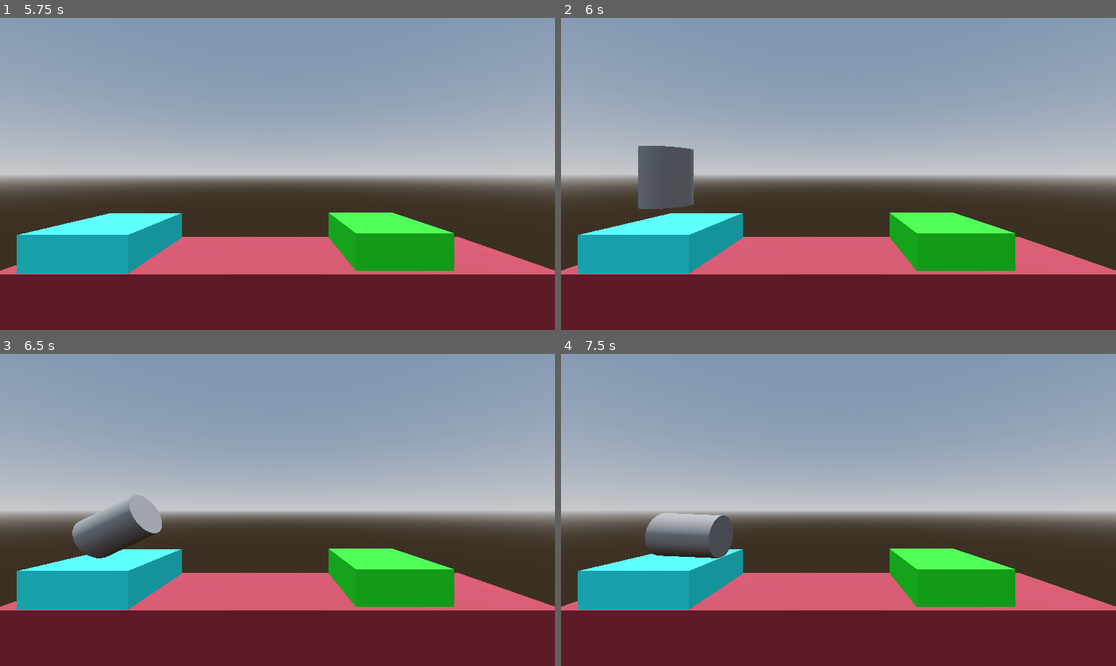
Above: before the commit, frames 1-4 (two rows, left to right).
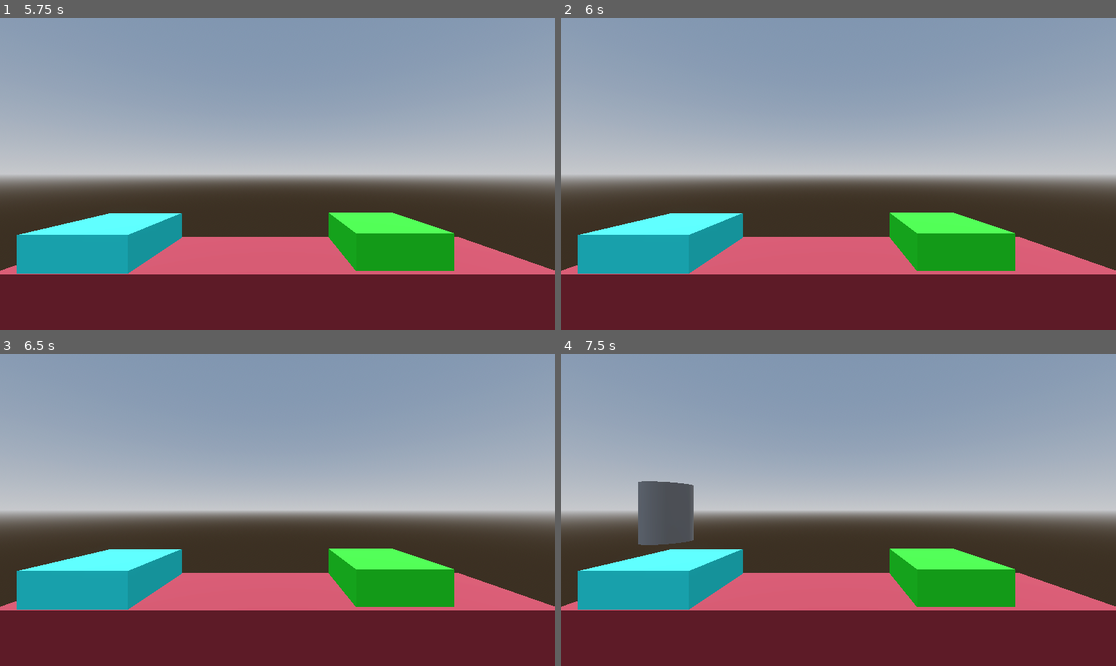
Above: after the commit, the same moments.

Repository: Dharshz/Project-Boost
Game: Godot game, scene res://level/level.tscn
Two runs of this game, one before a commit and one after it. Both use one fixed random seed, a clock stepped at 60 frames per second and the inputs below.
Inputs:
- Up to frame 1 (5.75 s): tap Enter (ui_accept) at 0.5, 0.77, 1.52, 2.75, 3.02, 3.5, 3.77, 4.52 s; hold Right (ui_right) 0.53-1.28 s; hold Left (ui_left) 1.28-2.03 s; hold Right (ui_right) 2.03-2.78 s; hold Up 2.78-3.53 s; hold Left (ui_left) from 3.53 s (still down)
- Up to frame 2 (6 s): tap Enter (ui_accept) at 5.75 s; release Left (ui_left) at 5.78 s; hold Right (ui_right) from 5.78 s (still down)
- Up to frame 3 (6.5 s): keep holding Right (ui_right); tap Enter (ui_accept) at 6.02 s
- Up to frame 4 (7.5 s): release Right (ui_right) at 6.53 s; hold Up 6.53-7.28 s; tap Enter (ui_accept) at 6.77, 7.25 s; hold Right (ui_right) from 7.28 s (still down)

Frame 1 is identical in both runs. In frame 2, 1.8% of the frame differs, in the area x 13-24%, y 40-62%; in frame 3, 1.4%; in frame 4, 2.8%, in the area x 13-32%, y 40-66%.

Commit message:
added audio

Diff:
--- a/level/level_2.tscn
+++ b/level/level_2.tscn
@@ -56,7 +56,7 @@
 use_collision = true
 size = Vector3(0.786835, 1, 1.48334)
 script = ExtResource("1_fvvr5")
-file_path = "res://main.tscn"
+file_path = "res://level/level_3.tscn"
 
 [node name="Camera3D" type="Camera3D" parent="."]
 transform = Transform3D(1, 0, 0, 0, 1, 0, 0, 0, 1, -0.004, 2.269, 5.94483)
--- /dev/null
+++ b/level/obstacle.tscn
@@ -0,0 +1,33 @@
+[gd_scene load_steps=4 format=3 uid="uid://blaxrb8ri521x"]
+
+[sub_resource type="GDScript" id="GDScript_4o2ot"]
+script/source = "extends AnimatableBody3D
+
+@export var distance: Vector3
+
+# Called when the node enters the scene tree for the first time.
+func _ready() -> void:
+	var tween = get_tree().create_tween()
+	tween.tween_property(self, \"global_position\", global_position + distance, 6)
+	tween.tween_property(self, \"global_position\", global_position, 6)
+
+
+# Called every frame. 'delta' is the elapsed time since the previous frame.
+func _process(delta: float) -> void:
+	pass
+"
+
+[sub_resource type="CapsuleMesh" id="CapsuleMesh_da7k7"]
+
+[sub_resource type="CapsuleShape3D" id="CapsuleShape3D_cmmj3"]
+
+[node name="Obstacle" type="AnimatableBody3D"]
+script = SubResource("GDScript_4o2ot")
+
+[node name="MeshInstance3D" type="MeshInstance3D" parent="."]
+transform = Transform3D(-4.37114e-08, -1, 0, 1, -4.37114e-08, 0, 0, 0, 1, 0, 0, 0)
+mesh = SubResource("CapsuleMesh_da7k7")
+
+[node name="CollisionShape3D" type="CollisionShape3D" parent="."]
+transform = Transform3D(-4.37114e-08, -1, 0, 1, -4.37114e-08, 0, 0, 0, 1, 0, 0, 0)
+shape = SubResource("CapsuleShape3D_cmmj3")
--- a/moving_hazard.tscn
+++ b/moving_hazard.tscn
@@ -7,7 +7,7 @@
 [sub_resource type="ConvexPolygonShape3D" id="ConvexPolygonShape3D_05ism"]
 points = PackedVector3Array(-0.5, -0.5, -0.5, 0.5, 0.5, 0.5, 0.5, -0.5, 0.5, 0.5, 0.5, -0.5, -0.5, 0.5, 0.5, 0.5, -0.5, -0.5, -0.5, -0.5, 0.5, -0.5, 0.5, -0.5)
 
-[node name="MovingHazard" type="AnimatableBody3D"]
+[node name="MovingHazard" type="AnimatableBody3D" groups=["Floor"]]
 script = ExtResource("1_5c6by")
 
 [node name="MeshInstance3D" type="MeshInstance3D" parent="."]
--- a/player.gd
+++ b/player.gd
@@ -3,6 +3,10 @@
 @export_range(750, 3000) var thurst: float = 1000
 
 @export_range(-500, 500) var torque_thurst: float = 300
+
+@onready var explosion_audio: AudioStreamPlayer = $ExplosionAudio
+
+@onready var success_audio: AudioStreamPlayer = $SuccessAudio
 
 var is_transitioning: bool = false
 # Called when the node enters the scene tree for the first time.
@@ -31,14 +35,16 @@
 
 func on_complete(path):
 	set_process(false)
+	success_audio.play()
 	is_transitioning = true
 	var tween = create_tween()
-	tween.tween_interval(1.0)
+	tween.tween_interval(2.5)
 	tween.tween_callback(get_tree().change_scene_to_file.bind(path))
 
 func on_crash():
 	set_process(false)
+	explosion_audio.play()
 	is_transitioning = true
 	var tween = create_tween()
-	tween.tween_interval(1.0)
+	tween.tween_interval(2.5)
 	tween.tween_callback(get_tree().reload_current_scene)
--- a/player.tscn
+++ b/player.tscn
@@ -1,6 +1,8 @@
-[gd_scene load_steps=4 format=3 uid="uid://dqtucakjhdcq3"]
+[gd_scene load_steps=6 format=3 uid="uid://dqtucakjhdcq3"]
 
 [ext_resource type="Script" path="res://player.gd" id="1_odebq"]
+[ext_resource type="AudioStream" uid="uid://c8q27ed37gy7u" path="res://SFX - Death Explosion.ogg" id="2_yu76s"]
+[ext_resource type="AudioStream" uid="uid://dsm84u8wdam2n" path="res://SFX - Success.ogg" id="3_x3x0a"]
 
 [sub_resource type="CylinderMesh" id="CylinderMesh_8csi6"]
 
@@ -25,4 +27,10 @@
 transform = Transform3D(1, 0, 0, 0, 1, 0, 0, 0, 1, 0, -0.514071, 0)
 shape = SubResource("CylinderShape3D_xyyia")
 
+[node name="ExplosionAudio" type="AudioStreamPlayer" parent="."]
+stream = ExtResource("2_yu76s")
+
+[node name="SuccessAudio" type="AudioStreamPlayer" parent="."]
+stream = ExtResource("3_x3x0a")
+
 [connection signal="body_entered" from="." to="." method="_on_body_entered"]
Not shown, added: SFX - Death Explosion.ogg.import
Not shown, added: SFX - Success.ogg.import
Not shown, added: SFX - Death Explosion.ogg
Not shown, added: SFX - Success.ogg
